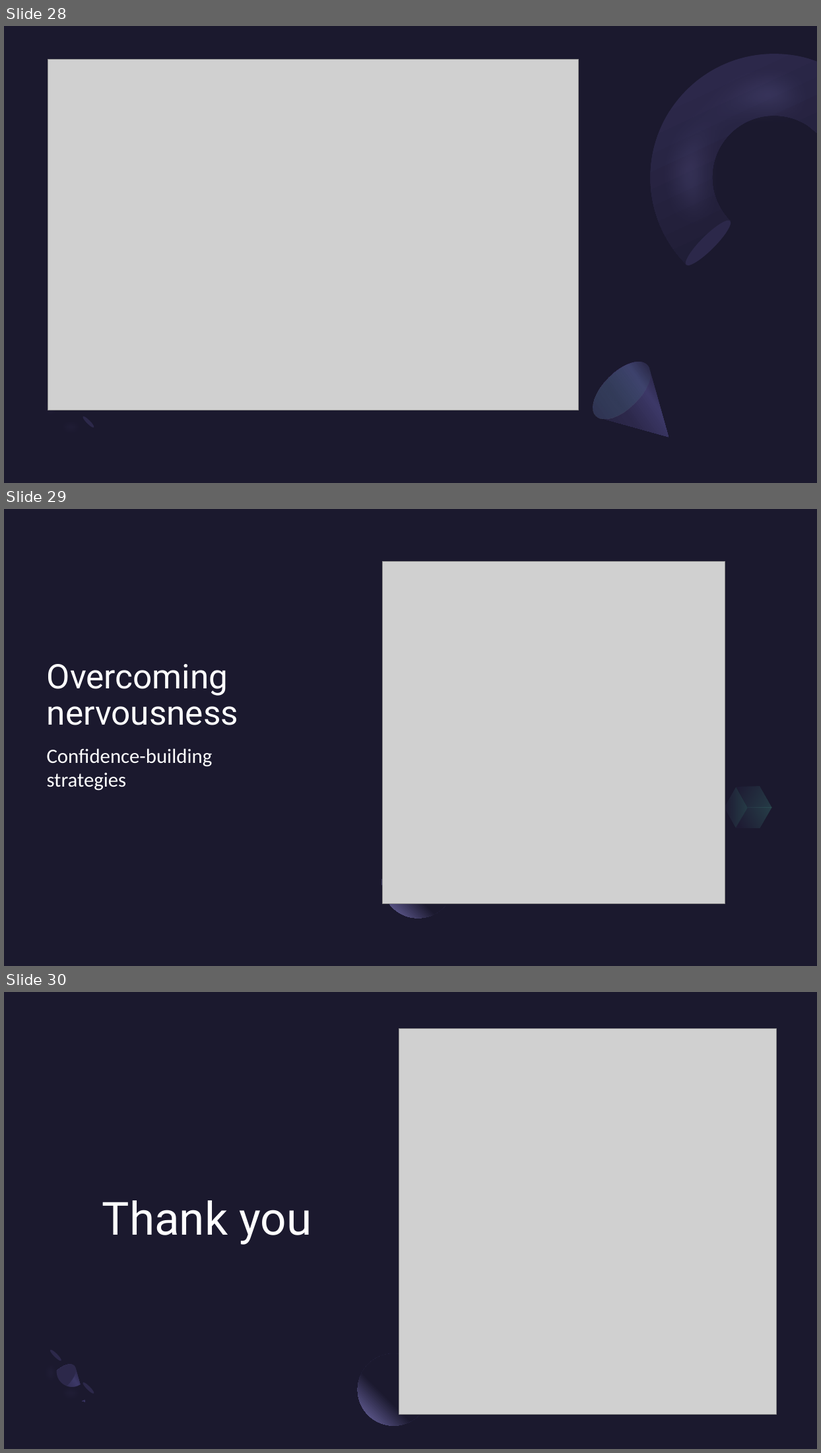
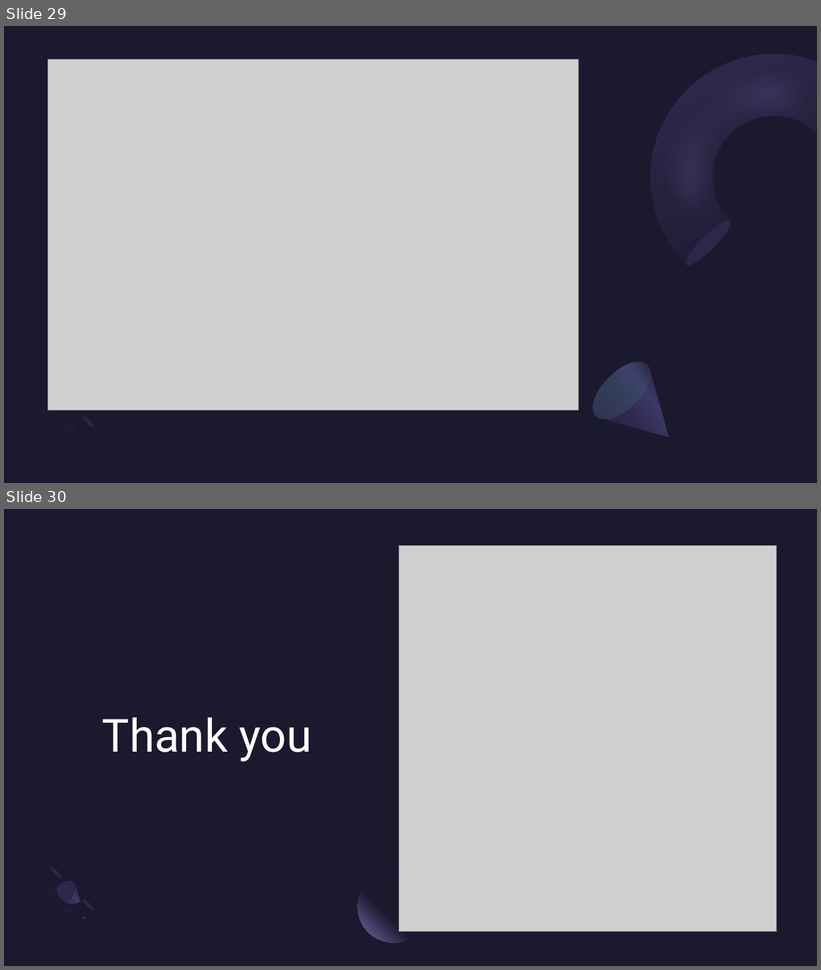
Before and after one commit to NSnightKING/DDoS-attack-detection, a slide deck: AI-Project.pptx. Shown one above the other, each under a label of ours: slides 28, 29 and 30 before the commit, slides 29 and 30 after it. The pictures are 821x1453 and 821x970 pixels, drawn with LibreOffice and Linux fonts; fonts in the diff are those of the drawing; grey boxes stand for pictures. Boxes give left, top, right and bottom in pixels: in the first picture for what was removed or moved away, otherwise in the second. Text is boxed around its words. In the diff, an @@ line names an element or a change of style, - is before the commit and + after.

```diff
--- a/AI-Project.pptx
+++ b/AI-Project.pptx
@@ slide 29 removed at [4, 509, 817, 966], background #1B192E @@
@@ picture removed at [383, 561, 725, 904] @@
@@ title removed at [47, 664, 238, 725] @@
-Overcoming nervousness
@@ subtitle removed at [47, 749, 213, 791] @@
-Confidence-building strategies
@@ freeform shape removed at [730, 776, 778, 819] @@
@@ freeform shape removed at [719, 787, 754, 828] @@
@@ freeform shape removed at [736, 797, 772, 839] @@
@@ ellipse removed at [382, 846, 454, 918] @@
@@ what was slide 28 is now slide 29 @@
```
Also in this commit, not shown: 1 slide changed, 1 slide added.
